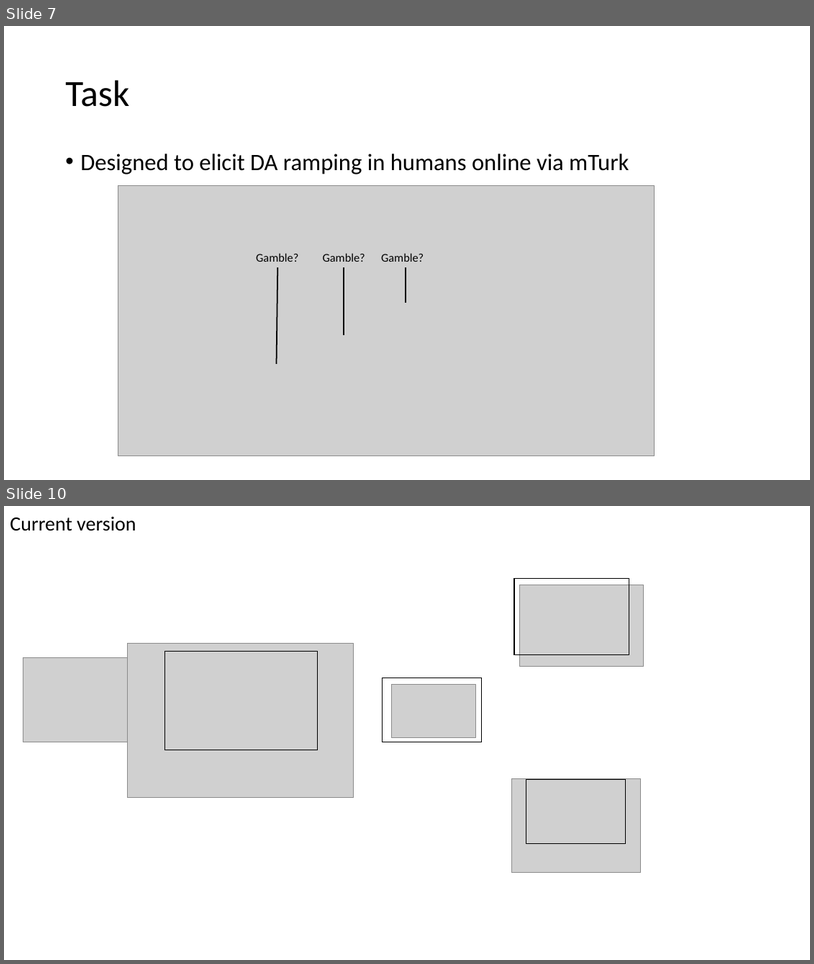
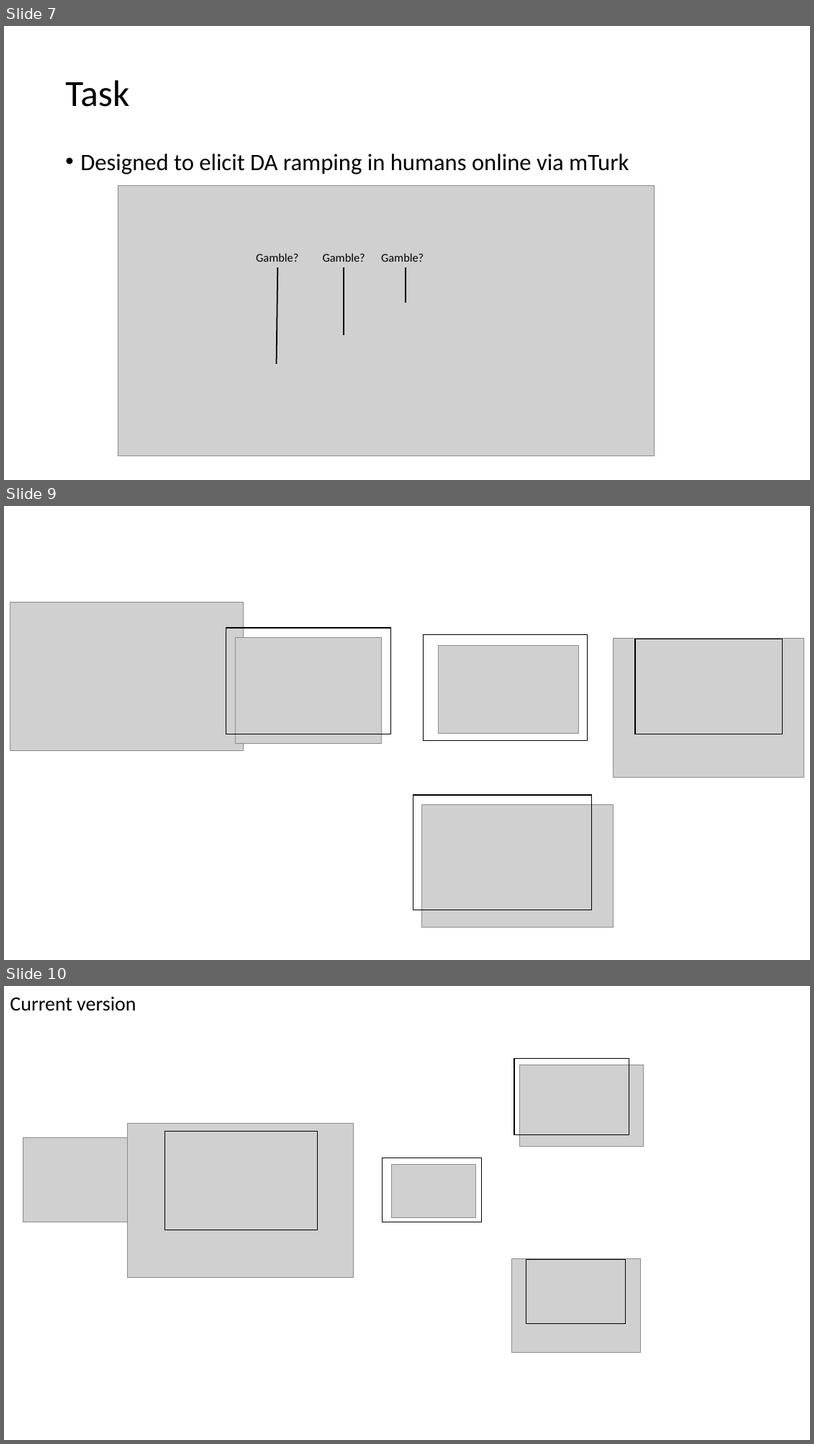
Before and after one commit to gpagnier/rampAnalysis, a slide deck: ShenhavLabMeeting10.29.pptx. Shown one above the other, each under a label of ours: slides 7 and 10 before the commit, slides 7, 9 and 10 after it; the slides between them are not shown. The pictures are 814x964 and 814x1444 pixels, drawn with LibreOffice and Linux fonts; fonts in the diff are those of the drawing; grey boxes stand for pictures. Boxes give left, top, right and bottom in pixels: in the first picture for what was removed or moved away, otherwise in the second. Text is boxed around its words. In the diff, an @@ line names an element or a change of style, - is before the commit and + after.

```diff
--- a/ShenhavLabMeeting10.29.pptx
+++ b/ShenhavLabMeeting10.29.pptx
@@ slide 9 added at box(4, 506, 810, 960), background #FFFFFF @@
@@ picture added at box(10, 602, 244, 750) @@
@@ rectangle added at box(226, 628, 391, 734), outline #000000 1 pt @@
@@ rectangle added at box(423, 634, 588, 740), outline #000000 1 pt @@
@@ picture added at box(236, 637, 381, 743) @@
@@ picture added at box(439, 646, 579, 733) @@
@@ picture added at box(614, 638, 805, 777) @@
@@ rectangle added at box(635, 639, 782, 734), outline #000000 1 pt @@
@@ rectangle added at box(414, 795, 592, 909), outline #000000 1 pt @@
@@ picture added at box(422, 805, 614, 927) @@
```
Also in this commit, not shown: 1 other slide added, 2 slides removed.
